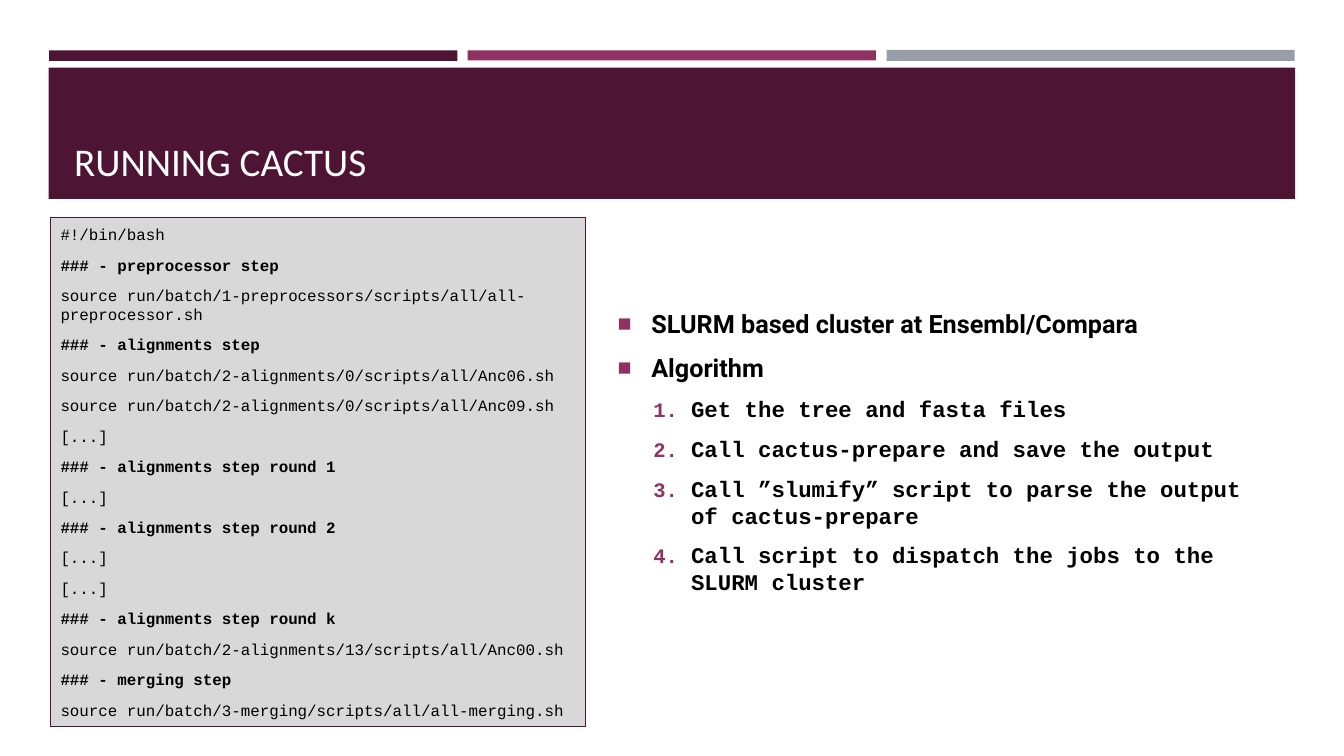
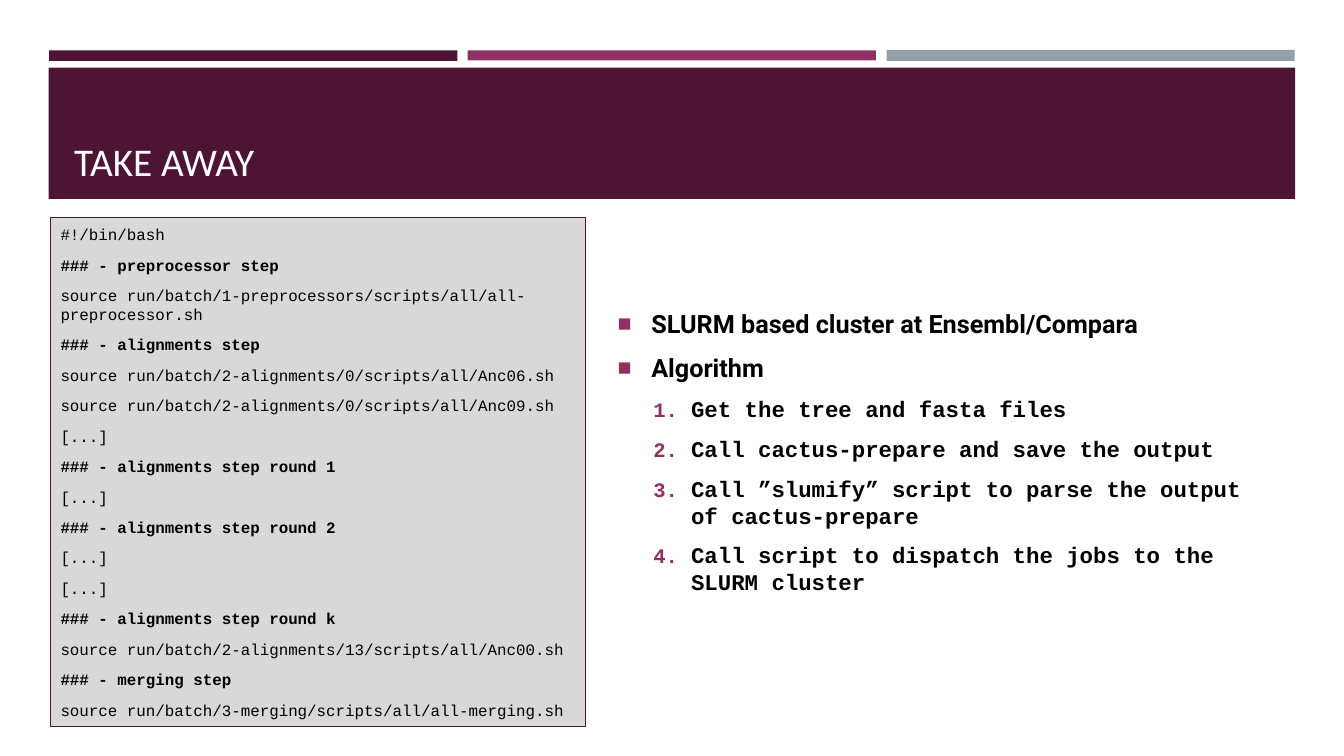
Before and after one commit to BGAcademy23/cactus, a slide deck: slide 16 of docs/aligning_whole_genomes_with_cactus.pptx (slide 24 before the commit). Drawn at 1344x756 pixels with LibreOffice and Linux fonts; fonts in the diff are those of the drawing. Boxes give left, top, right and bottom in pixels: in the first picture for what was removed or moved away, otherwise in the second. Text is boxed around its words. In the diff, an @@ line names an element or a change of style, - is before the commit and + after.

```diff
--- a/docs/aligning_whole_genomes_with_cactus.pptx
+++ b/docs/aligning_whole_genomes_with_cactus.pptx
@@ title at [74, 151, 254, 176]: text changed @@
-RUNNING CACTUS
+TAKE AWAY
```
Also in this commit, not shown: 2 other slides changed, 3 slides added, 1 slide removed, 2 other files.
